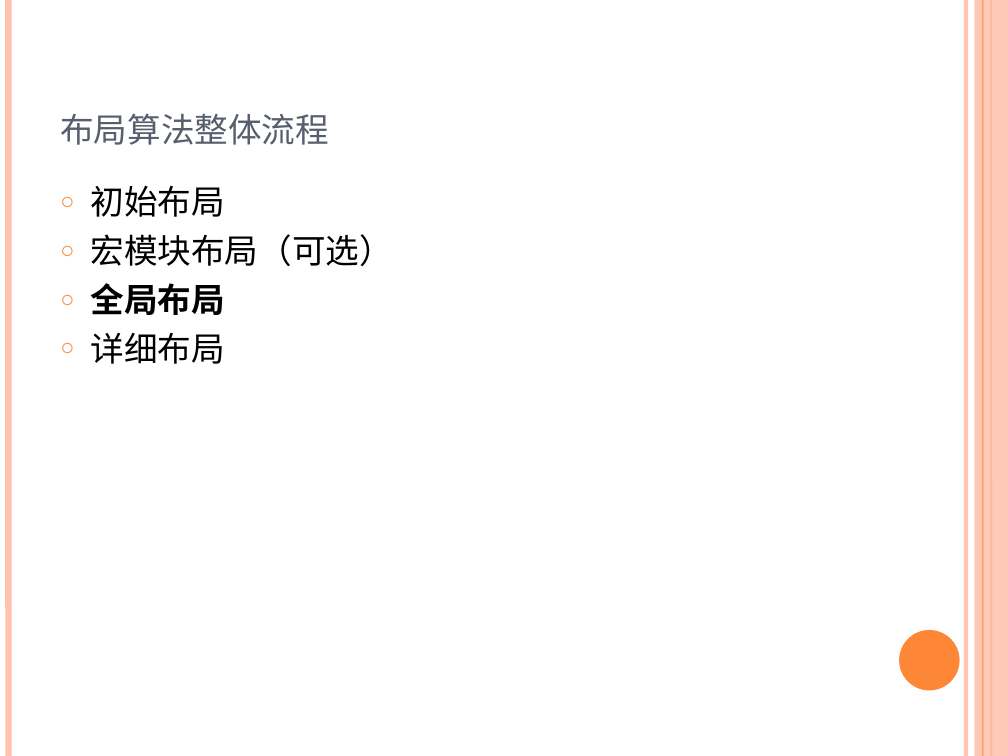
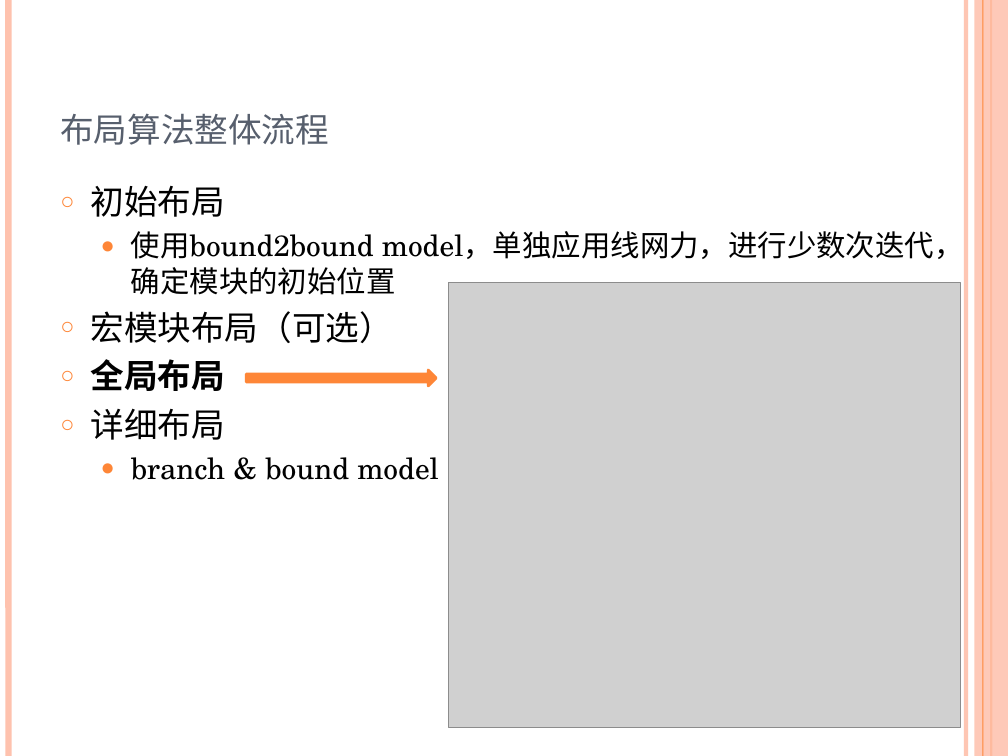
Before and after one commit to marcusgao94/TPL, a slide deck: slide 2 of doc/TPL.pptx. Drawn at 1008x756 pixels with LibreOffice and Linux fonts; fonts in the diff are those of the drawing; grey boxes stand for pictures. Boxes give left, top, right and bottom in pixels: in the first picture for what was removed or moved away, otherwise in the second. Text is boxed around its words. In the diff, an @@ line names an element or a change of style, - is before the commit and + after.

```diff
--- a/doc/TPL.pptx
+++ b/doc/TPL.pptx
@@ text at (131, 231, 964, 295): paragraph added @@
+  ● 使用bound2bound model，单独应用线网力，进行少数次迭代，确定模块的初始位置
@@ picture added at (449, 283, 961, 728) @@
@@ right arrow added at (246, 370, 435, 386), fill #FE8637, outline #FE8637 2 pt @@
@@ text at (131, 457, 439, 480): paragraph added @@
+  ● branch & bound model
```
Also in this commit, not shown: 9 other slides changed, 4 slides added, 1 slide removed, 5 other files.
